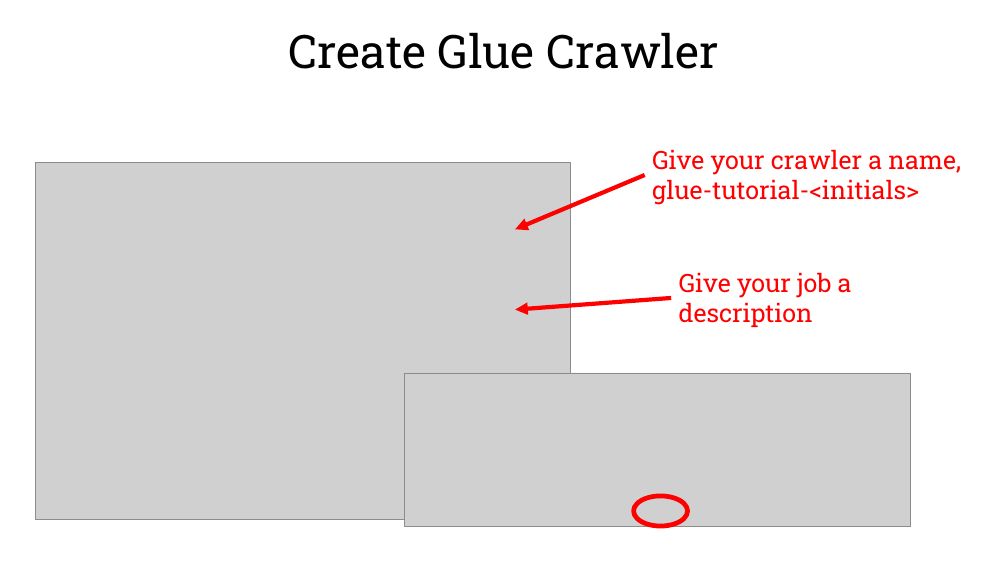
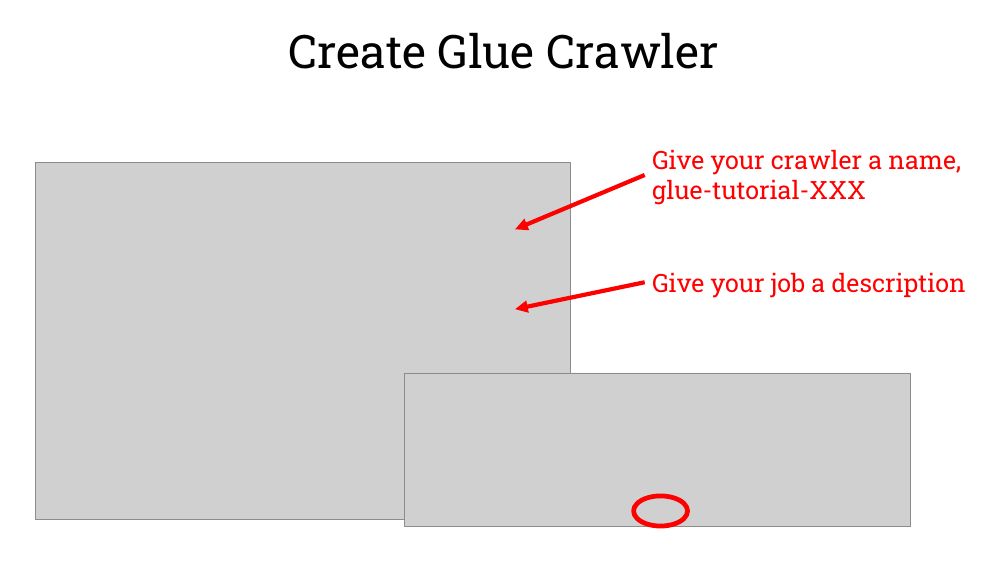
Before and after one commit to jackdsilverman/aws-glue-tutorial, a slide deck: slide 18 of glue-tutorial.pptx (slide 23 before the commit). Drawn at 1008x567 pixels with LibreOffice and Linux fonts; fonts in the diff are those of the drawing; grey boxes stand for pictures; background and template pictures are left out. Boxes give left, top, right and bottom in pixels: in the first picture for what was removed or moved away, otherwise in the second. Text is boxed around its words. In the diff, an @@ line names an element or a change of style, - is before the commit and + after.

```diff
--- a/glue-tutorial.pptx
+++ b/glue-tutorial.pptx
@@ text at <box>652,149,961,205</box>: text changed @@
-Give your crawler a name, glue-tutorial-<initials>
+Give your crawler a name, glue-tutorial-XXX
@@ text "Give your job a description" rewrapped from <box>679,272,852,327</box> to <box>652,272,966,298</box> @@
@@ arrow moved from (671, 298) - (516, 310) to (645, 282) - (516, 309) @@
```
Also in this commit, not shown: 19 other slides changed, 1 slide added, 6 slides removed.
